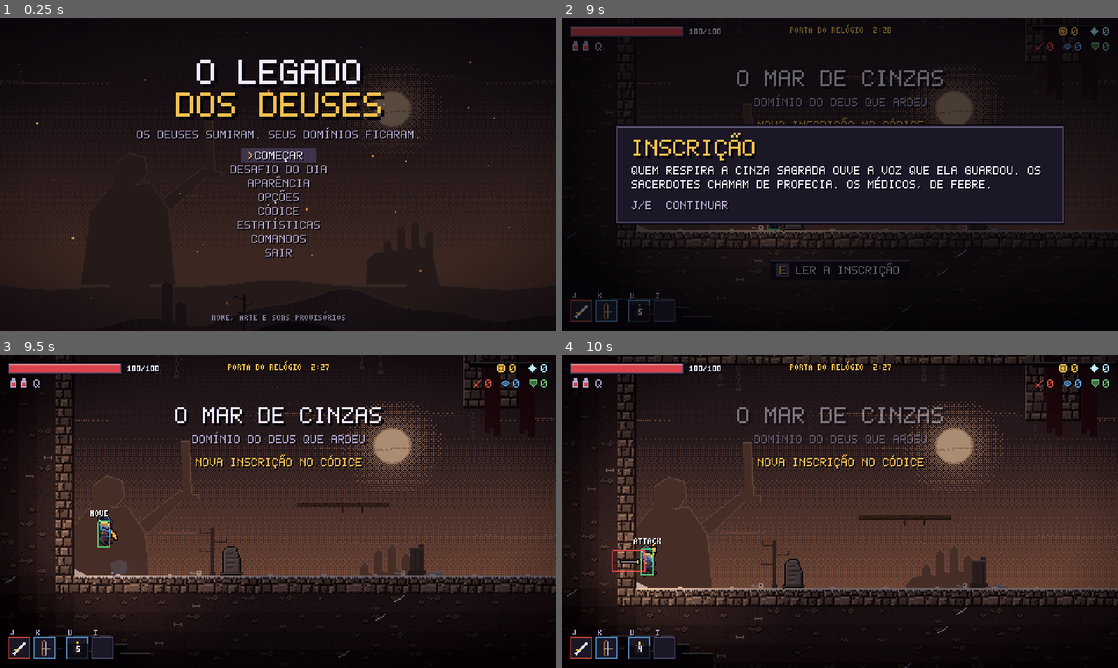
Above: before the commit, frames 1-4 (two rows, left to right).
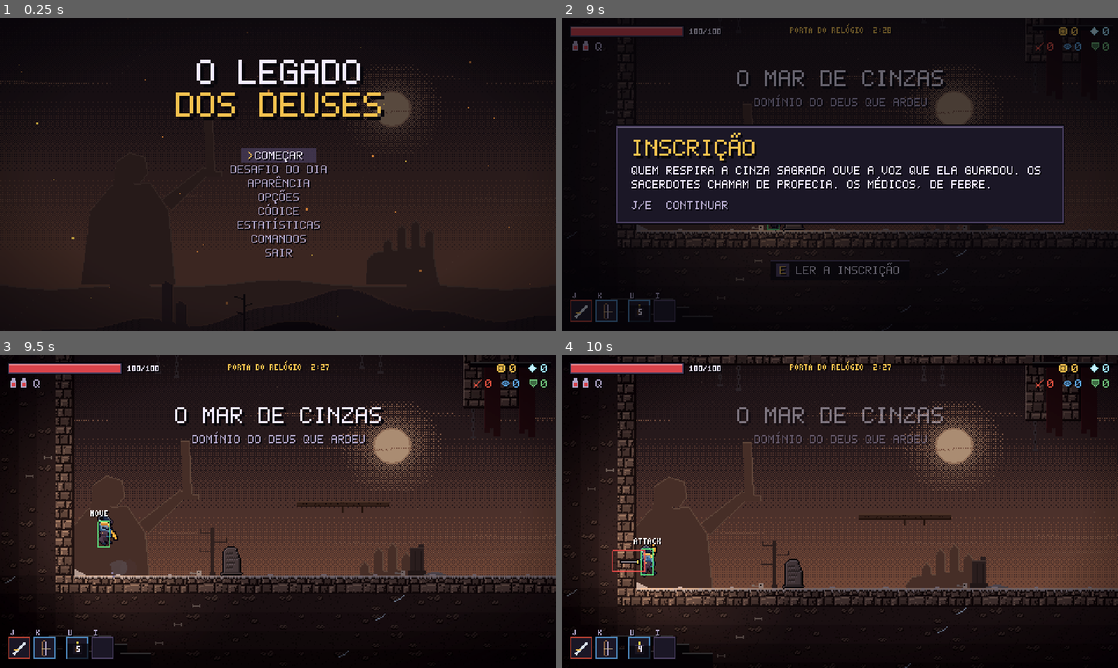
Above: after the commit, the same moments.

Repository: MrRobotS0/Roguevania
Game: Godot game, scene res://scenes/main.tscn
Same seed, same stepped clock (60 frames per second), same inputs: the game is played once before the commit and once after it.
Inputs (mouse positions are in pixels of both pictures, inside the frame that each line leads up to):
- Up to frame 1 (0.25 s): no input
- Up to frame 2 (9 s): tap Enter (confirm) at 0.5, 1.55, 2.1, 6.8, 7.35, 8.75 s; move the mouse to (962, 158) at 0.52 s; hold D (right) 0.53-1.28 s; click (962, 158) at 0.6 s; tap Space (jump) at 0.77, 1.07, 1.52, 1.82, 3.02, 3.32, 3.77, 4.07, 4.52, 4.55, 4.82, 5.1, 6.02, 6.32, 6.77, 7.07, 7.52, 7.82 s; right-click (962, 158) at 0.8 s; move the mouse to (728, 190) at 1.27 s; hold S (down) 1.28-2.03 s; right-click (728, 190) at 1.35 s; move the mouse to (895, 105) at 2.02 s; hold D (right) 2.03-2.78 s; tap Q (heal) at 2.3, 2.85, 7.55, 8.1 s; tap F5 (reset) at 2.75, 6.4 s; move the mouse to (812, 237) at 2.77 s; hold W (up) 2.78-3.53 s; click (812, 237) at 2.92 s; tap E (interact) at 3.05, 3.6, 8.3, 8.85 s; move the mouse to (1006, 221) at 3.52 s; hold A (left) 3.53-5.03 s; tap Shift (roll) at 3.8, 4.35 s; tap Escape (cancel) at 4.15 s; move the mouse to (673, 127) at 4.27 s; tap F1 (debug) at 4.9 s; move the mouse to (867, 174) at 5.02 s; hold S (down) 5.03-5.78 s; click (867, 174) at 5.3 s; tap M (map) at 5.65 s; move the mouse to (756, 96) at 5.77 s; hold D (right) 5.78-6.53 s; click (756, 96) at 5.85 s; right-click (756, 96) at 6.05 s; move the mouse to (962, 158) at 6.52 s; hold W (up) 6.53-7.28 s; right-click (962, 158) at 6.6 s; tap U (skill1) at 7.15 s; move the mouse to (728, 190) at 7.27 s; hold D (right) 7.28-8.03 s; click (728, 190) at 7.42 s; tap I (skill2) at 7.9 s; move the mouse to (895, 105) at 8.02 s; hold S (down) 8.03-8.78 s; move the mouse to (812, 237) at 8.77 s; hold A (left) from 8.78 s (still down)
- Up to frame 3 (9.5 s): keep holding A (left); tap Space (jump) at 9.02, 9.32 s; tap Shift (roll) at 9.05 s
- Up to frame 4 (10 s): move the mouse to (1006, 558) at 9.52 s; release A (left) at 9.53 s; hold W (up) from 9.53 s (still down); tap Shift (roll) at 9.6 s; click (1006, 558) at 9.67 s; tap Space (jump) at 9.77, 9.8 s

The runs differ from the first frame. In frame 1, 0.7% of the frame differs, in the area x 24-76%, y 34-98%; in frame 2, 0.1%; in frame 3, 0.5%; in frame 4, 0.5%.

Commit message:
Verificador de salas com o pulo de verdade (não atravessa parede no ar; entrada L/T alcança todas as portas) e 7 salas que travavam corrigidas; projétil de inimigo morto voltou a acertar; troca de andar no fim do quadro; robô que joga sozinho (tests/robo.tscn); menos texto na cara do jogador

Diff:
--- a/project.godot
+++ b/project.godot
@@ -1,4 +1,10 @@
 ; Engine configuration file.
+; It's best edited using the editor UI and not directly,
+; since the parameters that go here are not all obvious.
+;
+; Format:
+;   [section] ; section goes between []
+;   param=value ; assign values to parameters
 
 config_version=5
 
@@ -27,14 +33,10 @@
 window/stretch/mode="viewport"
 window/stretch/scale_mode="integer"
 
-[physics]
-
-common/physics_ticks_per_second=60
-
 [rendering]
 
+textures/canvas_textures/default_texture_filter=0
 renderer/rendering_method="gl_compatibility"
 renderer/rendering_method.mobile="gl_compatibility"
-textures/canvas_textures/default_texture_filter=0
+environment/defaults/default_clear_color=Color(0.059, 0.051, 0.086, 1)
 2d/snap/snap_2d_transforms_to_pixel=true
-environment/defaults/default_clear_color=Color(0.059, 0.051, 0.086, 1)
--- a/scripts/core/damage.gd
+++ b/scripts/core/damage.gd
@@ -37,7 +37,7 @@
 	d.stop = stop
 	d.shake = shake
 	d.status = status.duplicate()
-	d.source = source
+	d.source = source if is_instance_valid(source) else null
 	d.over_time = over_time
 	d.unblockable = unblockable
 	return d
--- a/scripts/debug/bot.gd
+++ b/scripts/debug/bot.gd
@@ -35,6 +35,8 @@
 var _target_clock := 0.0
 var _ignored := {}               # inimigo -> até quando ignorar
 var _interact_wait := 0.0
+var _why := ""                   # o que decidiu no último quadro (para o relatório de travas)
+var trace := false
 
 
 func setup(p: Player, lv: Level) -> void:
@@ -52,6 +54,10 @@
 
 func poll() -> void:
 	_frame += 1
+	if trace and _frame % 300 == 0 and player and is_instance_valid(player):
+		print("    t%d %s cel %s alvo %s %s caminho %d | %s" % [int(Run.stage_time), level.kind, nav.cell_of(player.global_position),
+			(_goal.get_script() as Script).get_global_name() if _goal and is_instance_valid(_goal) and _goal.get_script() else "-",
+			nav.cell_of(_goal.global_position) if _goal and is_instance_valid(_goal) else Vector2i.ZERO, _path.size(), _why])
 	_want.clear()
 	if player and is_instance_valid(player) and player.alive() and level and is_instance_valid(level):
 		_think(player.get_physics_process_delta_time())
@@ -86,11 +92,14 @@
 	if player.state == Player.State.CLIMB or player.state == Player.State.HEAL:
 		return
 	if _dodge_projectiles():
+		_why = "desviando"
 		return
 	var e := _pick_target(delta)
 	if e:
+		_why = "lutando com " + e.title
 		_fight(e)
 		return
+	_why = "andando"
 	if player.hp < player.max_hp * 0.5 and player.flasks > 0 and player.is_on_floor() and _nearest_enemy_distance() > 140.0:
 		_press("heal")
 		return
@@ -314,7 +323,7 @@
 	_progress_clock += delta
 	if _progress_clock > STUCK_SKIP and not _path.is_empty():
 		# preso: anota onde foi e empurra o herói para o próximo passo
-		stuck_events.append([level.kind, here])
+		stuck_events.append([level.kind, here, _path.slice(0, 3), player.global_position.round(), "%s estado %d %s" % [_goal.name if _goal else "", player.state, _why]])
 		player.global_position = BotNav.center_of(_path[0][0])
 		player.velocity = Vector2.ZERO
 		_progress_clock = 0.0
--- a/scripts/debug/bot_nav.gd
+++ b/scripts/debug/bot_nav.gd
@@ -80,6 +80,16 @@
 			var top := mini(y, ty) - 1
 			if not _clear_column(x, y, top) or not _clear_column(tx, ty, top):
 				continue
+			var blocked := false
+			var step := 1 if tx > x else -1
+			var mx := x + step
+			while mx != tx:
+				if not _clear_column(mx, top, top + 1):
+					blocked = true
+					break
+				mx += step
+			if blocked:
+				continue
 			if absi(dx) <= 1 and dy <= 0:
 				continue
 			out.append([Vector2i(tx, ty), "jump"])
--- a/scripts/enemies/hazard.gd
+++ b/scripts/enemies/hazard.gd
@@ -54,7 +54,7 @@
 	var zone := Rect2(global_position.x - width * 0.5, global_position.y - height, width, height)
 	if is_instance_valid(player) and player.alive() and zone.intersects(player.hurt_rect()):
 		var d := Damage.make(damage, 1 if player.global_position.x >= global_position.x else -1, 150.0)
-		d.source = source
+		d.source = source if is_instance_valid(source) else self
 		d.unblockable = true
 		if style in ["fire", "molten"]:
 			d.status = {"burn": 3.0}
--- a/scripts/main.gd
+++ b/scripts/main.gd
@@ -173,7 +173,6 @@
 			screen.close()
 			Run.new_daily()
 			_load_stage()
-			Fx.toast("DESAFIO DO DIA " + Run.daily + " · MESMA SEMENTE PARA TODOS")
 		"quit":
 			get_tree().quit()
 
@@ -255,7 +254,6 @@
 	screen.close()
 	Run.restore(s)
 	_load_stage()
-	Fx.toast("A PARTIDA CONTINUA DE ONDE PAROU")
 
 
 func start_run(seed_value := -1, heat := 0) -> void:
@@ -295,7 +293,8 @@
 	hud.bind(level.player, level.boss)
 	guide.bind(level)
 	level.player.died.connect(_on_player_died)
-	level.exit_used.connect(_on_exit)
+	# a saída é usada no meio do passo de física do herói: troca de andar no fim do quadro
+	level.exit_used.connect(_on_exit, CONNECT_DEFERRED)
 	_playing = true
 	Run.active = true
 	curtain.reveal()
--- a/scripts/ui/guide.gd
+++ b/scripts/ui/guide.gd
@@ -1,10 +1,9 @@
 class_name Guide
 extends Control
 
-# Dicas da primeira partida: cada uma aparece uma vez na vida, na hora em que
-# faz sentido (o primeiro inimigo, o primeiro aviso de golpe, a primeira
-# Vigia...), e some quando o jogador faz o que ela ensina. Ficam no canto
-# esquerdo, embaixo da vida, sem pausar nada. Desliga em OPÇÕES > DICAS.
+# Dicas da primeira partida: só a tecla de cada comando, uma vez na vida, na
+# hora em que faz falta (o primeiro inimigo, o primeiro aviso de golpe), e
+# somem quando o jogador faz o que ela mostra. Desliga em OPÇÕES > DICAS.
 #
 # No texto, {acao} vira a tecla daquela ação no aparelho em uso.
 
@@ -12,25 +11,13 @@
 const MIN_SHOW := 1.6
 const SLIDE := 0.2
 const FADE := 0.3
-const NEAR := 80.0
 
 const HINTS := {
-	"andar": "{walk} ANDA   {jump} PULA\nSEGURE {jump} PARA PULAR MAIS ALTO",
-	"atacar": "{attack1} ATACA COM A ARMA 1\n{attack2} ATACA COM A ARMA 2",
-	"rolar": "O \"!\" AVISA QUE VEM GOLPE\n{roll} ROLA: INVENCÍVEL NA ROLAGEM",
-	"curar": "{heal} BEBE UM FRASCO: CURA METADE\nSÃO POUCOS, GUARDE PARA A HORA CERTA",
-	"essencia": "ESSÊNCIA: GASTE COM A VIGIA\nMORRER COM ELA NO BOLSO PERDE TUDO",
-	"ouro": "OURO SÓ VALE NESTA PARTIDA\nGASTE COM O MERCADOR",
-	"planta": "PLANTA! ENTREGUE À VIGIA E O ITEM\nPASSA A EXISTIR EM TODA PARTIDA",
-	"vigia": "A VIGIA GUARDA O QUE FICA PARA SEMPRE\nMELHORIAS, PLANTAS E APARÊNCIAS",
-	"mutacao": "MUTAÇÃO: UM BÔNUS SÓ DESTA PARTIDA\nCABEM ATÉ 3",
-	"fragmento": "FRAGMENTO DIVINO: +1 NUM ATRIBUTO\nCADA ARMA CRESCE COM UM DELES",
-	"runa": "RUNA: UM PODER QUE FICA PARA SEMPRE\nABRE CAMINHOS NOS PRÓXIMOS ANDARES",
-	"mercador": "O MERCADOR TROCA OURO POR ARMAS\nE CURA. O ESTOQUE MUDA A CADA ANDAR",
-	"mapa": "SEGURE {map} PARA VER O MAPA\nDESVIOS ESCONDEM TESOURO",
-	"mergulho": "NO AR, {down} + {attack1} MERGULHA\nE ESMAGA QUEM ESTÁ EMBAIXO",
-	"relogio": "PORTA DO RELÓGIO: SÓ ABRE PARA QUEM\nCHEGA RÁPIDO. A CONTAGEM ESTÁ NO ALTO",
-	"salvar": "A PARTIDA SE SALVA A CADA ANDAR\nPAUSA ({cancel}) > SALVAR E SAIR",
+	"andar": "{walk} ANDAR   {jump} PULAR",
+	"atacar": "{attack1} {attack2} ATACAR",
+	"rolar": "{roll} ESQUIVAR",
+	"curar": "{heal} CURAR",
+	"mergulho": "NO AR: {down} + {attack1}",
 }
 
 var level: Level
@@ -107,17 +94,8 @@
 
 # Quando cada dica merece aparecer.
 func _watch(p: Player) -> void:
-	match level.kind:
-		"gerada":
-			if Run.stage_time > 0.6:
-				_want("andar")
-			if Run.stage_time > 50.0:
-				_want("mapa")
-			if Run.stage_time < 4.0 and not get_tree().get_nodes_in_group("timed_doors").is_empty():
-				_want("relogio")
-		"passagem":
-			if Run.stage_time > 4.0:
-				_want("salvar")
+	if level.kind == "gerada" and Run.stage_time > 0.6:
+		_want("andar")
 	for e: Enemy in level.enemies():
 		if not e.alive():
 			continue
@@ -128,27 +106,8 @@
 			_want("rolar")
 	if p.hp < p.max_hp * 0.45 and p.flasks > 0:
 		_want("curar")
-	if p.essence > 0:
-		_want("essencia")
-	if p.gold > 0 and seen("essencia"):
-		_want("ouro")
-	if not p.blueprints.is_empty():
-		_want("planta")
 	if p.kills >= 4:
 		_want("mergulho")
-	for it: Node2D in get_tree().get_nodes_in_group("interactables"):
-		if not it.visible or it.global_position.distance_to(p.global_position) > NEAR:
-			continue
-		if it is Keeper:
-			_want("vigia")
-		elif it is MutationAltar:
-			_want("mutacao")
-		elif it is Altar:
-			_want("fragmento")
-		elif it is RuneAltar:
-			_want("runa")
-		elif it is Merchant:
-			_want("mercador")
 
 
 # A dica sai mais cedo quando o jogador já fez o que ela pede.
--- a/scripts/ui/screen.gd
+++ b/scripts/ui/screen.gd
@@ -34,7 +34,6 @@
 func show_title() -> void:
 	mode = "title"
 	_index = 0
-	var stats: Dictionary = Meta.data
 	var saved := Run.saved()
 	_options = TITLE_OPTIONS.filter(func(o: Array) -> bool: return o[0] != "continue" or not saved.is_empty())
 	lines = []
@@ -43,8 +42,6 @@
 		if saved["in_passage"]:
 			where = "A Passagem"
 		lines = [["PARTIDA SALVA: %s   ·   %s" % [where.to_upper(), _clock(float(saved["time"]))], Palette.GOLD]]
-	elif int(stats["runs"]) > 0:
-		lines = [["PARTIDAS %d   ·   VITÓRIAS %d   ·   MAIS ABATES %d" % [stats["runs"], stats["wins"], stats["best_kills"]], Palette.UI_DIM]]
 	_open()
 
 
@@ -55,8 +52,6 @@
 		["%d INIMIGOS DERROTADOS   ·   %s" % [p.kills, _clock(Run.time)], Palette.UI_TEXT],
 		["%d DE ESSÊNCIA SE PERDEU NA CINZA" % p.essence, Palette.ESSENCE],
 	]
-	if int(Meta.data["deaths"]) <= 2:
-		lines.append(["O MAPA SE REFAZ A CADA PARTIDA. O QUE A VIGIA GUARDOU FICA.", Palette.UI_DIM])
 	_open()
 
 
@@ -138,7 +133,6 @@
 			_embers(size)
 			PixelFont.body_centered(self, "O LEGADO", Vector2(mid, 46), Palette.UI_TEXT, 3)
 			PixelFont.body_centered(self, "DOS DEUSES", Vector2(mid, 74), Palette.GOLD, 3)
-			PixelFont.body_centered(self, "OS DEUSES SUMIRAM. SEUS DOMÍNIOS FICARAM.", Vector2(mid, 100), Palette.UI_DIM)
 			_title_menu(Vector2(mid, 118))
 		"death":
 			PixelFont.body_centered(self, "VOCÊ MORREU", Vector2(mid, 74), Palette.HURT, 3)
@@ -150,8 +144,6 @@
 		y += PixelFont.BODY_LINE
 	if mode != "title" and _t > 0.6 and int(_t * 2.0) % 2 == 0:
 		PixelFont.body_centered(self, "%s  NOVA PARTIDA" % Controls.hint("confirm"), Vector2(mid, size.y - 36), Palette.UI_TEXT)
-	if mode == "title":
-		PixelFont.draw_centered(self, "NOME, ARTE E SONS PROVISÓRIOS", Vector2(mid, size.y - 12), Palette.UI_FRAME.lightened(0.3))
 
 
 func _title_menu(top: Vector2) -> void:
--- a/scripts/world/blueprint_drop.gd
+++ b/scripts/world/blueprint_drop.gd
@@ -30,7 +30,7 @@
 		player.gear_changed.emit()
 		Sfx.play("blueprint", -4.0)
 		Fx.burst(global_position, Palette.GLASS, 14, 90.0, 0.5, -40.0)
-		Fx.toast("PLANTA: %s · LEVE ATÉ A VIGIA" % String(item.title).to_upper())
+		Fx.toast("PLANTA: %s" % String(item.title).to_upper())
 		queue_free()
 	queue_redraw()
 
--- a/scripts/world/inscription.gd
+++ b/scripts/world/inscription.gd
@@ -25,7 +25,7 @@
 	read = true
 	Sfx.play("page", -4.0)
 	if Meta.note_lore(text):
-		Fx.toast("NOVA INSCRIÇÃO NO CÓDICE")
+		pass
 	menu().open_text("INSCRIÇÃO", text)
 
 
--- a/scripts/world/level.gd
+++ b/scripts/world/level.gd
@@ -304,7 +304,6 @@
 	p.position = e.global_position
 	add_child.call_deferred(p)
 	drop_blueprint(e.center() + Vector2(0, -8))
-	Fx.toast("O ELITE DEIXOU ALGO PARA TRÁS")
 
 
 func _on_boss_killed(_e: Enemy) -> void:
--- /dev/null
+++ b/tests/robo.gd
@@ -0,0 +1,318 @@
+extends Node
+
+# O robô que joga sozinho, sem tela, para medir o jogo:
+#
+#   Godot --headless --fixed-fps 60 --path . res://tests/robo.tscn -- --partidas=20 --brasas=0 --reflexo=0.75
+#
+# Joga partidas inteiras com o jogo de verdade (main.tscn), uma atrás da
+# outra, guardando o progresso num save próprio (user://robo.save, nunca o
+# real): plantas entregues e compras na Vigia valem para as partidas
+# seguintes, como para um jogador. No fim escreve docs/ROBO.md com onde ele
+# morre, quanto tempo cada andar leva, quem mais machuca e onde ficou preso.
+
+const STAGE_LIMIT := 420.0      # s de jogo num andar antes de desistir dele
+const SAVE := "user://robo.save"
+
+var main: Node
+var bot := Bot.new()
+var runs := 10
+var heat := 0
+var seed0 := 1000
+var out_path := "res://docs/ROBO.md"
+var results: Array = []
+var _level: Level
+var _run_index := -1
+var _run: Dictionary = {}
+var _stage: Dictionary = {}
+var _hurt_before := {}
+var _menu_answers := 0
+var _ending := false
+var _wall_start := 0
+
+
+func _ready() -> void:
+	process_mode = Node.PROCESS_MODE_ALWAYS
+	for a in OS.get_cmdline_user_args():
+		var kv := a.trim_prefix("--").split("=")
+		if kv.size() != 2:
+			continue
+		match kv[0]:
+			"partidas": runs = int(kv[1])
+			"brasas": heat = int(kv[1])
+			"reflexo": bot.reflex = float(kv[1])
+			"semente": seed0 = int(kv[1])
+			"saida": out_path = kv[1]
+			"rastro": bot.trace = kv[1] == "1"
+	Meta.use_path(SAVE, true)
+	Meta.data["intro_seen"] = true
+	Options.data["hints"] = false
+	Sfx.muted = true
+	_wall_start = Time.get_ticks_msec()
+	main = load("res://scenes/main.tscn").instantiate()
+	add_child(main)
+	await get_tree().process_frame
+	_next_run()
+
+
+func _next_run() -> void:
+	_run_index += 1
+	if _run_index >= runs:
+		_finish()
+		return
+	bot.rng.seed = seed0 + _run_index
+	Engine.time_scale = 1.0
+	_run = {"seed": seed0 + _run_index, "heat": heat, "stages": [], "result": "", "stuck": []}
+	_ending = false
+	main.screen.close()
+	main.start_run(seed0 + _run_index, heat)
+
+
+func _physics_process(_delta: float) -> void:
+	if main == null or _run.is_empty():
+		return
+	if main.cutscene.is_open():
+		main.cutscene.advance()
+		return
+	if main.menu.is_open():
+		_answer(main.menu)
+		return
+	_menu_answers = 0
+	if main.screen.visible and main.screen.mode in ["death", "victory", "title"] and not _ending:
+		_end_run("vitória" if main.screen.mode == "victory" else "morte")
+		return
+	if main.level != _level and is_instance_valid(main.level) and main.level.player:
+		_start_stage(main.level)
+	if _level and Run.stage_time > STAGE_LIMIT and not _ending:
+		_close_stage("tempo esgotado")
+		_end_run("tempo esgotado", false)
+
+
+func _start_stage(lv: Level) -> void:
+	if not _stage.is_empty():
+		_close_stage("passou")
+	_level = lv
+	lv.player.pad = bot
+	bot.exit_pick = bot.rng.randi_range(0, 1)
+	bot.stuck_events.clear()
+	bot.setup(lv.player, lv)
+	_hurt_before = Run.hurt_by.duplicate()
+	_stage = {"id": Run.stage_id, "kind": lv.kind, "start": Run.time, "kills": _kills(),
+		"flasks": lv.player.flasks, "hp_start": lv.player.hp, "max_hp": lv.player.max_hp}
+
+
+func _kills() -> int:
+	var n := 0
+	for k in Run.kills_by:
+		n += int(Run.kills_by[k])
+	return n
+
+
+func _close_stage(how: String) -> void:
+	if _stage.is_empty():
+		return
+	var p: Player = _level.player if is_instance_valid(_level) else null
+	var hurt := {}
+	for k in Run.hurt_by:
+		var d := int(Run.hurt_by[k]) - int(_hurt_before.get(k, 0))
+		if d > 0:
+			hurt[k] = d
+	_stage["time"] = Run.time - float(_stage["start"])
+	_stage["how"] = how
+	_stage["hurt"] = hurt
+	if p:
+		_stage["kills"] = _kills() - int(_stage["kills"])
+		_stage["flasks_used"] = maxi(int(_stage["flasks"]) - p.flasks, 0)
+		_stage["hp_end"] = p.hp
+		_stage["gear"] = p.weapons.map(func(g: Variant) -> String: return g.title() if g else "-") \
+			+ p.skills.map(func(g: Variant) -> String: return g.title() if g else "-")
+		_stage["levels"] = p.levels.duplicate()
+	_stage["stuck"] = bot.stuck_events.map(func(s: Array) -> String: return "%s" % [s[1]])
+	for s in bot.stuck_events:
+		print("  preso em %s pos %s indo %s alvo %s" % [s[1], s[3], s[2], s[4]])
+	_run["stages"].append(_stage)
+	_stage = {}
+
+
+func _end_run(result: String, close := true) -> void:
+	_ending = true
+	if close:
+		_close_stage("morreu" if result == "morte" else ("venceu" if result == "vitória" else result))
+	_run["result"] = result
+	_run["killer"] = Run.killer if result == "morte" else ""
+	_run["time"] = Run.time
+	_run["reached"] = Run.stage_id
+	results.append(_run)
+	var line := "partida %d/%d: %s em %s (%d:%02d) %s" % [_run_index + 1, runs, result, Run.stage_id,
+		int(Run.time) / 60, int(Run.time) % 60, ("por " + Run.killer) if result == "morte" else ""]
+	print(line)
+	_level = null
+	_run = {}
+	Run.discard_saved()
+	main._show_title.call_deferred()
+	_next_run.call_deferred()
+
+
+# Os menus que aparecem no caminho, respondidos como um jogador razoável.
+func _answer(menu: Menu) -> void:
+	_menu_answers += 1
+	var title: String = menu._title
+	var options: Array[Dictionary] = menu._options
+	if menu._mode != "choice" or options.is_empty():
+		menu.close()
+		return
+	var last := options.size() - 1
+	if _menu_answers > 12:
+		menu.choose(last)
+		return
+	var p: Player = _level.player if is_instance_valid(_level) else null
+	if title.begins_with("FRAGMENTO") and p:
+		var g := p.weapon(0)
+		menu.choose(Combat.STATS.find(g.stat()) if g else 0)
+	elif title.begins_with("MUTAÇÃO"):
+		menu.choose(0)
+	elif title.begins_with("A VIGIA"):
+		menu.choose(_first_enabled(options, last))
+	elif title.begins_with("O MERCADOR") and p:
+		var pick := last
+		for i in last:
+			if options[i].get("disabled", false):
+				continue
+			var label: String = options[i]["label"]
+			if label.begins_with("Pão") and p.hp < p.max_hp * 0.6 or label.begins_with("Frasco"):
+				pick = i
+				break
+		menu.choose(pick)
+	elif title.begins_with("BRASAS") or title.begins_with("ABANDONAR"):
+		menu.choose(0)
+	else:
+		menu.choose(last)
+
+
+func _first_enabled(options: Array[Dictionary], last: int) -> int:
+	for i in last:
+		if not options[i].get("disabled", false):
+			return i
+	return last
+
+
+# --- relatório ----------------------------------------------------------------
+
+func _finish() -> void:
+	var text := _report()
+	var f := FileAccess.open(out_path, FileAccess.WRITE)
+	if f:
+		f.store_string(text)
+	var raw := FileAccess.open(SAVE.get_basename() + "_partidas.json", FileAccess.WRITE)
+	if raw:
+		raw.store_string(JSON.stringify(results, "  "))
+	print("relatório: " + ProjectSettings.globalize_path(out_path))
+	get_tree().quit()
+
+
+func _clock(s: float) -> String:
+	return "%d:%02d" % [int(s) / 60, int(s) % 60]
+
+
+func _report() -> String:
+	var L := PackedStringArray()
+	var wins := results.filter(func(r: Dictionary) -> bool: return r["result"] == "vitória").size()
+	var wall := (Time.get_ticks_msec() - _wall_start) / 1000.0
+	L.append("# Relatório do robô")
+	L.append("")
+	L.append("%d partidas · brasas %d · reflexo %.2f · semente inicial %d · %d s de relógio" % [results.size(), heat, bot.reflex, seed0, int(wall)])
+	L.append("")
+	L.append("O robô joga com o jogo de verdade, sem tela. Ele não joga como gente: anda pelo caminho mais curto, reage a %d%% dos avisos e não aprende. Os números servem para **comparar** andares, chefes e inimigos entre si, não para dizer se o jogo está fácil para uma pessoa." % roundi(bot.reflex * 100))
+	L.append("")
+	L.append("**Vitórias:** %d de %d" % [wins, results.size()])
+	L.append("")
+
+	# por andar
+	var by_stage := {}
+	for r: Dictionary in results:
+		for s: Dictionary in r["stages"]:
+			var key: String = s["id"] + ("" if s["kind"] != "passagem" else " (passagem)")
+			var agg: Dictionary = by_stage.get(key, {"n": 0, "died": 0, "time": 0.0, "lost": 0, "flasks": 0, "kills": 0, "stuck": 0, "hurt": {}})
+			agg["n"] += 1
+			agg["died"] += 1 if s["how"] == "morreu" else 0
+			agg["time"] += float(s["time"])
+			agg["flasks"] += int(s.get("flasks_used", 0))
+			agg["kills"] += int(s.get("kills", 0))
+			agg["stuck"] += s["stuck"].size()
+			var lost := 0
+			for k in s["hurt"]:
+				lost += int(s["hurt"][k])
+				agg["hurt"][k] = int(agg["hurt"].get(k, 0)) + int(s["hurt"][k])
+			agg["lost"] += lost
+			by_stage[key] = agg
+	L.append("## Por andar")
+	L.append("")
+	L.append("| Andar | Vezes | Morreu aqui | Tempo médio | Vida perdida (média) | Frascos (média) | Abates (média) | Preso | Quem mais machucou |")
+	L.append("|---|---|---|---|---|---|---|---|---|")
+	for key: String in by_stage:
+		var a: Dictionary = by_stage[key]
+		var n := float(a["n"])
+		var top := _top(a["hurt"], 3)
+		L.append("| %s | %d | %d (%d%%) | %s | %d | %.1f | %.1f | %d | %s |" % [key, a["n"], a["died"], roundi(100.0 * a["died"] / n),
+			_clock(a["time"] / n), roundi(a["lost"] / n), a["flasks"] / n, a["kills"] / n, a["stuck"], top])
+	L.append("")
+
+	# quem mata
+	var killers := {}
+	var hurt_all := {}
+	for r: Dictionary in results:
+		if r["killer"] != "":
+			killers[r["killer"]] = int(killers.get(r["killer"], 0)) + 1
+		for s: Dictionary in r["stages"]:
+			for k in s["hurt"]:
+				hurt_all[k] = int(hurt_all.get(k, 0)) + int(s["hurt"][k])
+	L.append("## Quem mais matou")
+	L.append("")
+	for k in _sorted(killers):
+		L.append("- %s: %d" % [k, killers[k]])
+	L.append("")
+	L.append("## Quem mais tirou vida (todas as partidas)")
+	L.append("")
+	for k in _sorted(hurt_all).slice(0, 15):
+		L.append("- %s: %d" % [k, hurt_all[k]])
+	L.append("")
+
+	L.append("## Partidas")
+	L.append("")
+	L.append("| # | Semente | Resultado | Onde | Tempo | Morto por | Caminho |")
+	L.append("|---|---|---|---|---|---|---|")
+	for i in results.size():
+		var r: Dictionary = results[i]
+		var path := PackedStringArray()
+		for s: Dictionary in r["stages"]:
+			if s["kind"] != "passagem":
+				path.append(s["id"])
+		L.append("| %d | %d | %s | %s | %s | %s | %s |" % [i + 1, r["seed"], r["result"], r["reached"], _clock(r["time"]), r["killer"], " > ".join(path)])
+	L.append("")
+
+	L.append("## Onde o robô ficou preso")
+	L.append("")
+	L.append("Cada linha é um ponto em que ele não conseguiu seguir o caminho por %d s e foi empurrado para a frente. Muitos no mesmo andar podem ser sala ruim ou só o robô." % roundi(Bot.STUCK_SKIP))
+	L.append("")
+	var any := false
+	for r: Dictionary in results:
+		for s: Dictionary in r["stages"]:
+			if not s["stuck"].is_empty():
+				any = true
+				L.append("- semente %d, %s: %s" % [r["seed"], s["id"], ", ".join(PackedStringArray(s["stuck"]))])
+	if not any:
+		L.append("Nenhum.")
+	L.append("")
+	return "\n".join(L)
+
+
+func _sorted(d: Dictionary) -> Array:
+	var keys := d.keys()
+	keys.sort_custom(func(a: Variant, b: Variant) -> bool: return int(d[a]) > int(d[b]))
+	return keys
+
+
+func _top(d: Dictionary, n: int) -> String:
+	var parts := PackedStringArray()
+	for k in _sorted(d).slice(0, n):
+		parts.append("%s %d" % [k, d[k]])
+	return ", ".join(parts)
--- /dev/null
+++ b/tests/robo.tscn
@@ -0,0 +1,6 @@
+[gd_scene format=3]
+
+[ext_resource type="Script" path="res://tests/robo.gd" id="1"]
+
+[node name="Tests" type="Node"]
+script = ExtResource("1")
Not shown, changed: content/biomes/jardim_primordial/rooms/combate_raizes_jardim.txt
Not shown, changed: content/biomes/jardim_primordial/rooms/combate_torroes_jardim.txt
Not shown, changed: content/biomes/jardim_primordial/rooms/dom_ilhas_3.txt
Not shown, changed: content/biomes/jardim_primordial/rooms/dom_ilhas_6.txt
Not shown, changed: content/biomes/jardim_primordial/rooms/dom_ruela_5.txt
Not shown, changed: content/biomes/jardim_primordial/rooms/dom_terracos_4.txt
Not shown, changed: content/biomes/mar_de_cinzas/rooms/combate_fortaleza.txt
Not shown, changed: content/biomes/mar_de_cinzas/rooms/combate_templo.txt
Not shown, changed: content/biomes/observatorio/rooms/combate_cupula_observatorio.txt
Not shown, changed: content/biomes/observatorio/rooms/dom_fossos_4.txt
Not shown, changed: content/biomes/observatorio/rooms/dom_ilhas_3.txt
Not shown, changed: content/biomes/observatorio/rooms/dom_ilhas_5.txt
(and 4 more such lines)
